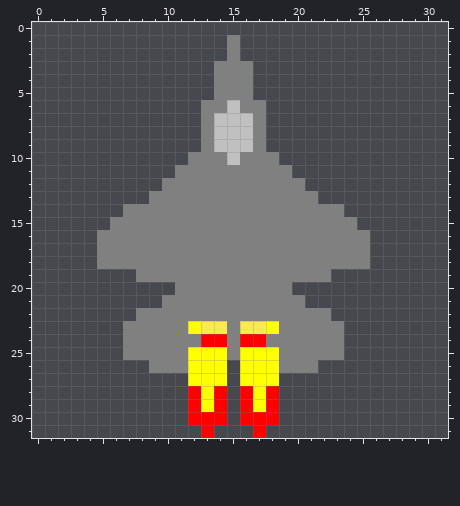
Pixel-art sprite -- resources/Plane01.png. This is how it looked before the edit.
The file is 32x32 pixels.
The result:
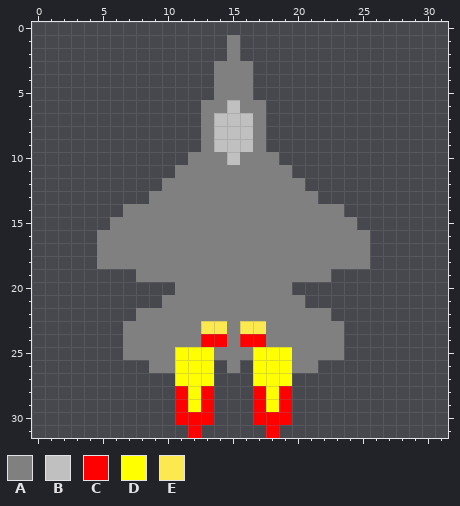
Palette (. is transparent): A #808080  B #c0c0c0  C #ff0000  D #ffff00  E #fce94f
Change:
y 23: x 12 D -> A; x 18 D -> A
y 25: x 11 A -> D; x 14 D -> A; x 16 D -> A; x 19 A -> D
y 26: x 11 A -> D; x 14..16 D.D -> .A.; x 19 A -> D
y 27: x 11 . -> D; x 14 D -> .; x 16 D -> .; x 19 . -> D
y 28..29: x 11..14 .CDC -> CDC.; x 16..19 CDC. -> .CDC
y 30: x 11 . -> C; x 14 C -> .; x 16 C -> .; x 19 . -> C
y 31: x 12..13 .C -> C.; x 17..18 C. -> .C
Pixel boxes of the changes (left, top, right, bottom) in both pictures:
changed: (175, 321, 292, 438)
